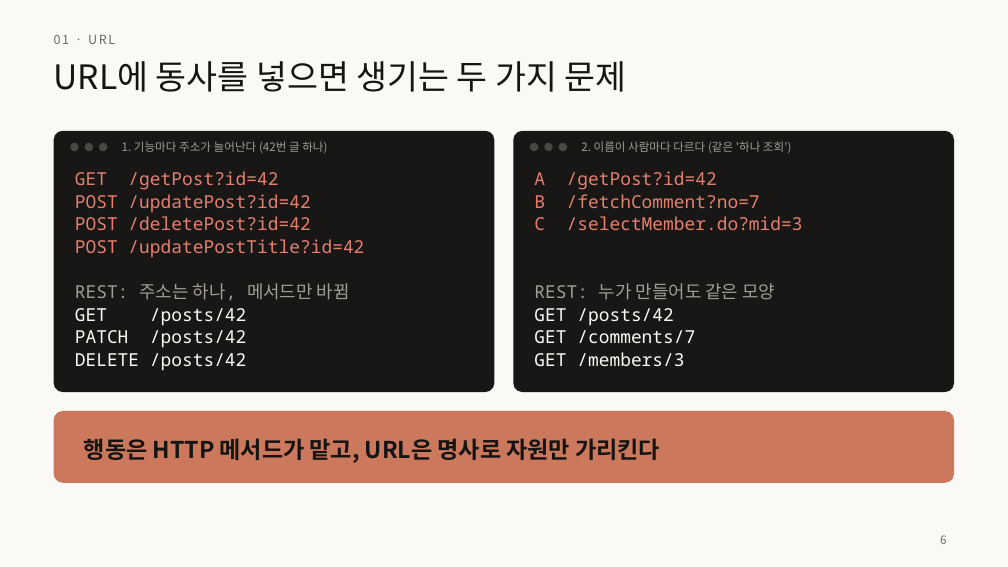
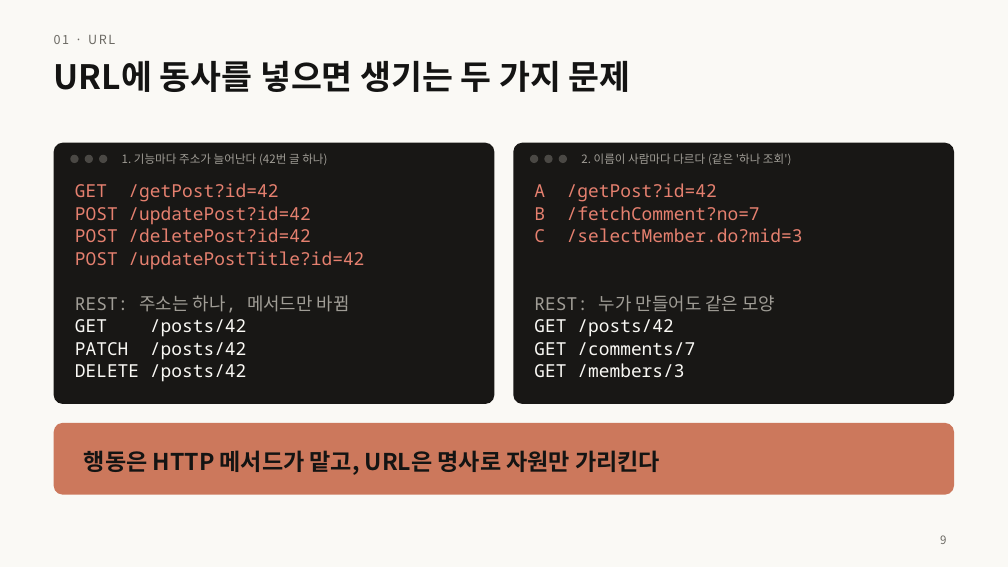
Before and after one commit to home-blog/docs-RESTful, a slide deck: slide 9 of 발표/RESTful-API-설계.pptx (slide 6 before the commit). Drawn at 1008x567 pixels with LibreOffice and Linux fonts; fonts in the diff are those of the drawing. Boxes give left, top, right and bottom in pixels: in the first picture for what was removed or moved away, otherwise in the second. Text is boxed around its words. In the diff, an @@ line names an element or a change of style, - is before the commit and + after.

```diff
--- a/발표/RESTful-API-설계.pptx
+++ b/발표/RESTful-API-설계.pptx
@@ title "URL에 동사를 넣으면 생기는 두 ..." at [54, 60, 631, 92]: bold on @@
@@ 6 ellipses, 5 texts, 3 rounded rectangles: place and size @@
-6 ellipses, 5 texts, 3 rounded rectangles at [54, 131, 954, 483]
+6 ellipses, 5 texts, 3 rounded rectangles at [54, 143, 954, 495]
```
Also in this commit, not shown: 32 other slides changed, 8 slides added, 1 slide removed, 10 other files.
